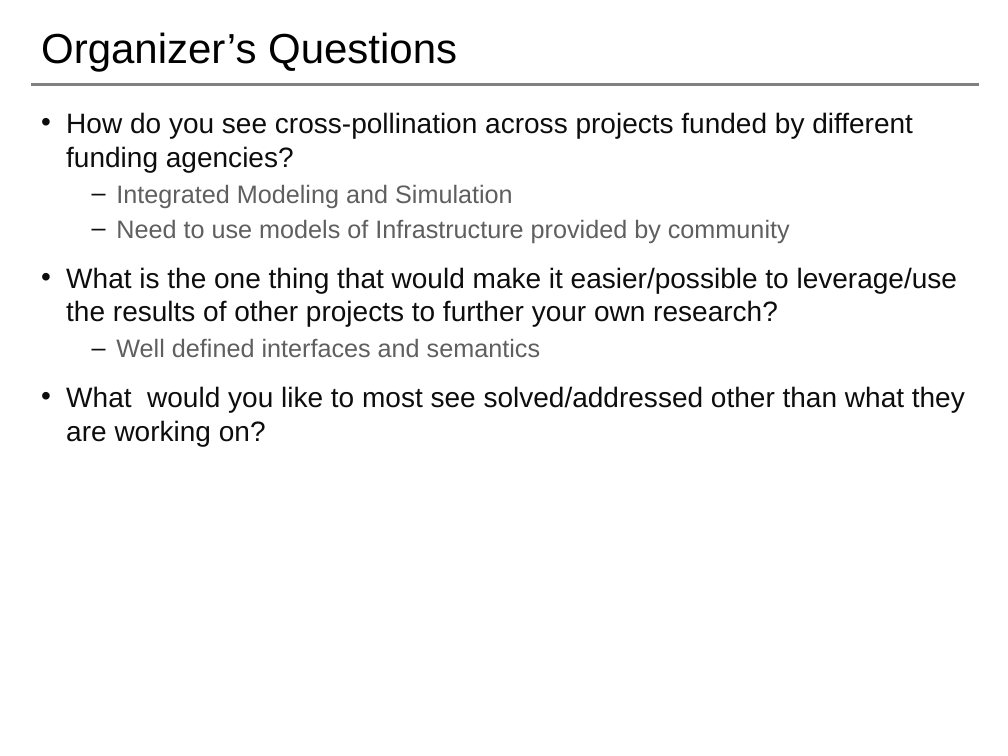
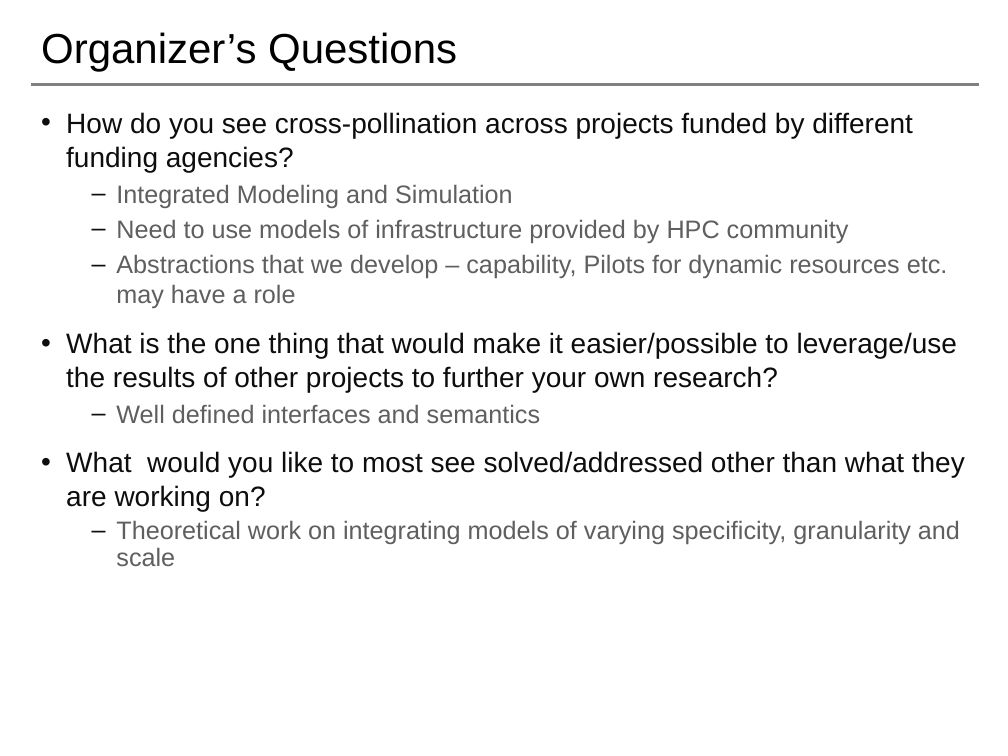
Before and after one commit to saga-project/NGMW, a slide deck: slide 23 of presentations/radical-modsim.pptx. Drawn at 1008x756 pixels with LibreOffice and Linux fonts; fonts in the diff are those of the drawing; background and template pictures are left out. Boxes give left, top, right and bottom in pixels: in the first picture for what was removed or moved away, otherwise in the second. Text is boxed around its words. In the diff, an @@ line names an element or a change of style, - is before the commit and + after.

```diff
--- a/presentations/radical-modsim.pptx
+++ b/presentations/radical-modsim.pptx
@@ text at box(116, 219, 948, 308): text changed @@
-  – Need to use models of Infrastructure provided by community
+  – Need to use models of infrastructure provided by HPC community
+  – Abstractions that we develop – capability, Pilots for dynamic resources etc. may have a role
@@ text at box(116, 520, 960, 566): paragraph added @@
+  – Theoretical work on integrating models of varying specificity, granularity and scale
```
Also in this commit, not shown: 2 other slides changed.
